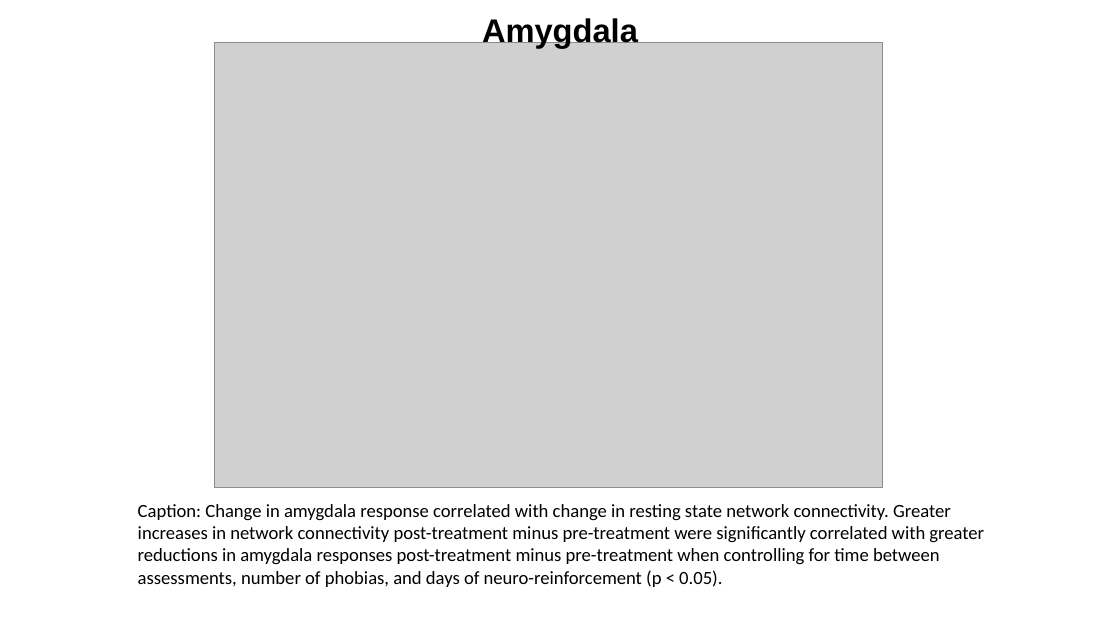
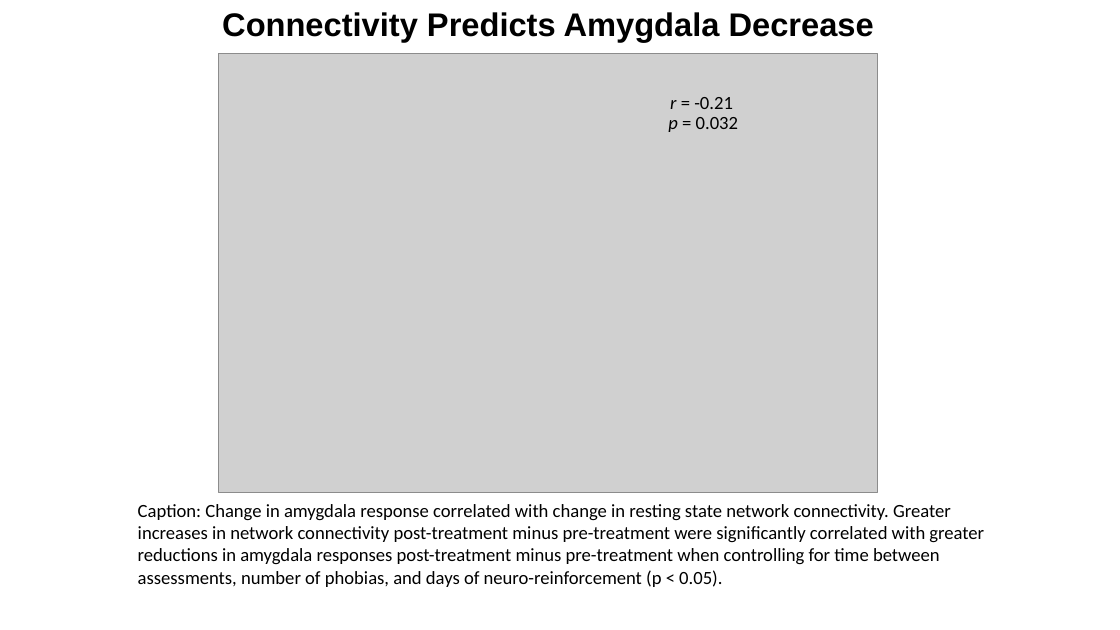
Before and after one commit to fsleyes/restingstate, a slide deck: slide 2 of restingstate_figures.pptx. Drawn at 1120x630 pixels with LibreOffice and Linux fonts; fonts in the diff are those of the drawing; grey boxes stand for pictures. Boxes give left, top, right and bottom in pixels: in the first picture for what was removed or moved away, otherwise in the second. Text is boxed around its words. In the diff, an @@ line names an element or a change of style, - is before the commit and + after.

```diff
--- a/restingstate_figures.pptx
+++ b/restingstate_figures.pptx
@@ text at (222,12,874,42): text changed @@
-Amygdala
+Connectivity Predicts Amygdala Decrease
@@ picture: place and size @@
-picture at (214,42,882,487)
+picture at (219,54,877,492)
@@ text added at (668,117,738,132), 16 pt, text #000000 @@
+p = 0.032
@@ text added at (670,97,733,109), 16 pt, text #000000 @@
+r = -0.21
```
Also in this commit, not shown: 1 other slide changed, 4 other files.
